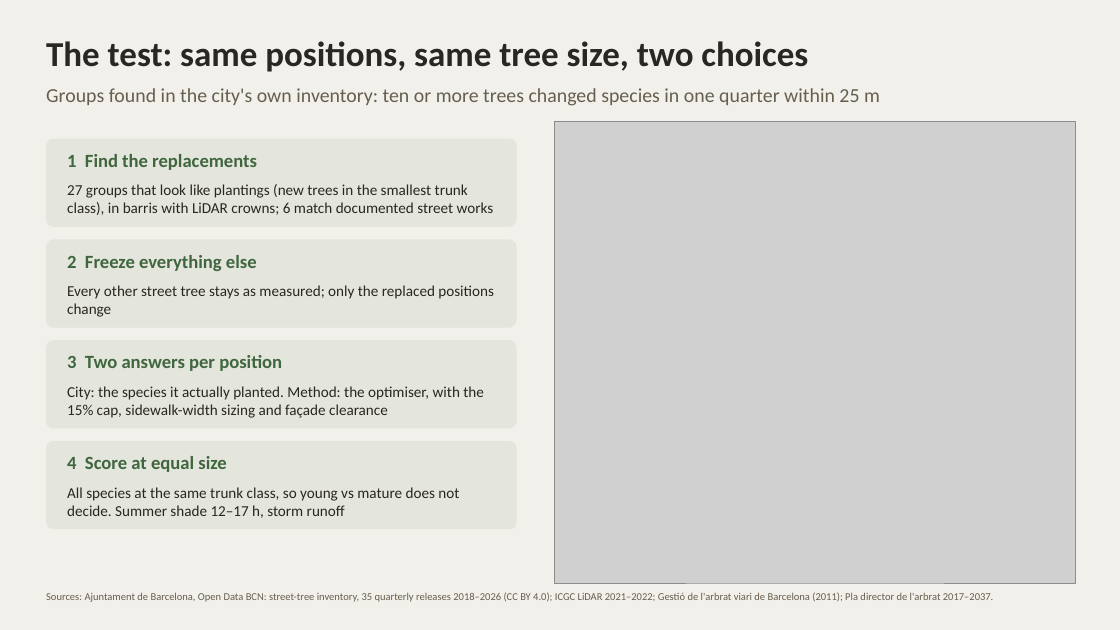
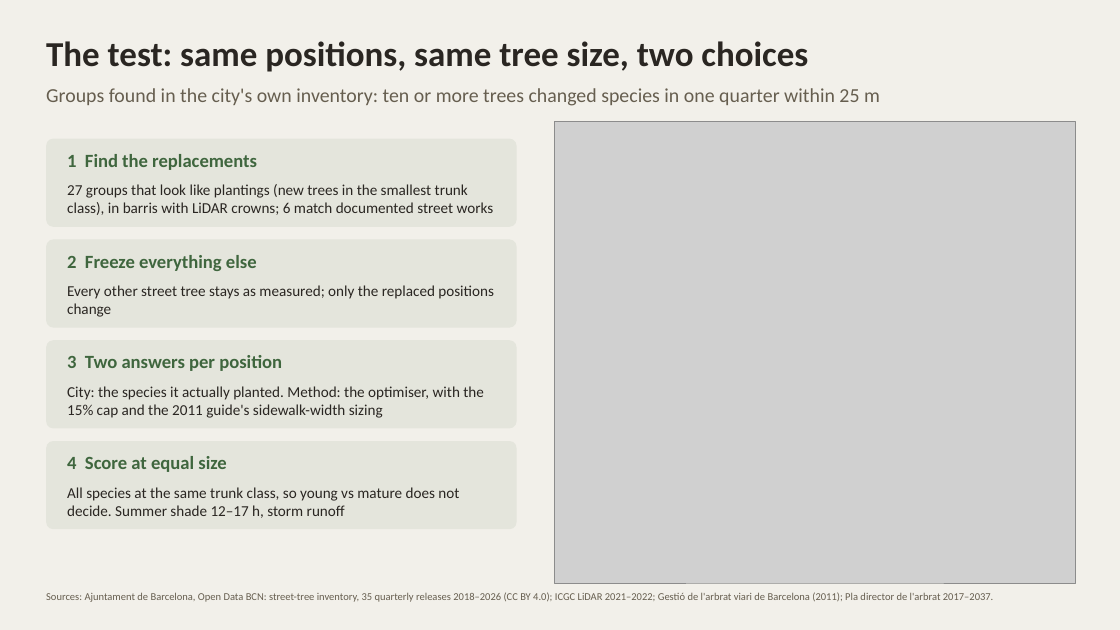
Before and after one commit to giofox96/shade-and-sponge, a slide deck: slide 2 of slides/backtest_works.pptx. Drawn at 1120x630 pixels with LibreOffice and Linux fonts; fonts in the diff are those of the drawing; grey boxes stand for pictures. Boxes give left, top, right and bottom in pixels: in the first picture for what was removed or moved away, otherwise in the second. Text is boxed around its words. In the diff, an @@ line names an element or a change of style, - is before the commit and + after.

```diff
--- a/slides/backtest_works.pptx
+++ b/slides/backtest_works.pptx
@@ text at (67,386,484,418): text changed @@
-City: the species it actually planted. Method: the optimiser, with the 15% cap, sidewalk-width sizing and façade clearance
+City: the species it actually planted. Method: the optimiser, with the 15% cap and the 2011 guide's sidewalk-width sizing
```
Also in this commit, not shown: 7 other slides changed, 1 slide added, 3 other files.
